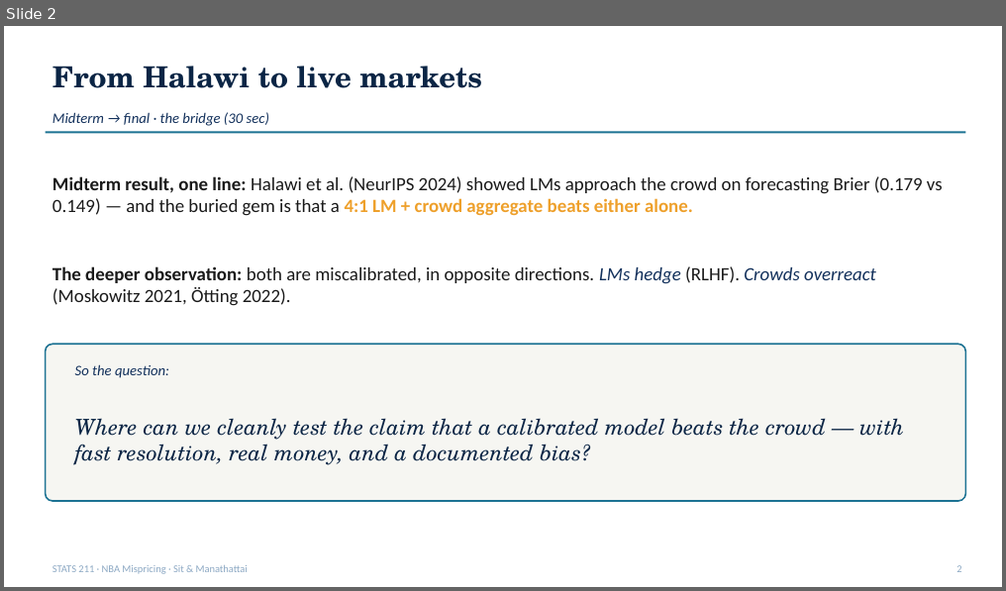
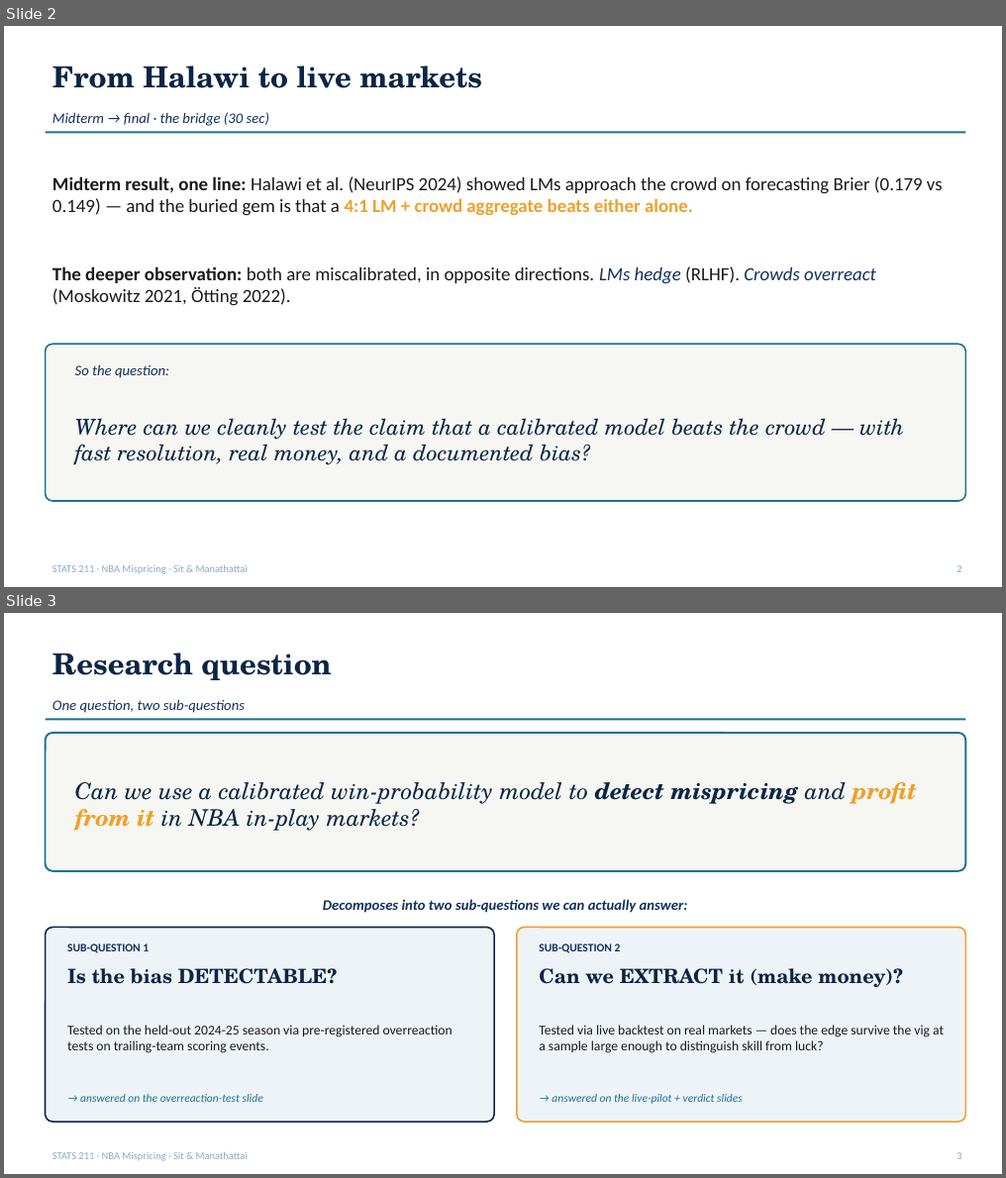
Before and after one commit to ivan-sit/live-nba-market-mispricing-detection, a slide deck: slides/final_deck.pptx. Shown one above the other, each under a label of ours: slide 2 before the commit, slides 2 and 3 after it. The pictures are 1006x591 and 1006x1178 pixels, drawn with LibreOffice and Linux fonts; fonts in the diff are those of the drawing. Boxes give left, top, right and bottom in pixels: in the first picture for what was removed or moved away, otherwise in the second. Text is boxed around its words. In the diff, an @@ line names an element or a change of style, - is before the commit and + after.

```diff
--- a/slides/final_deck.pptx
+++ b/slides/final_deck.pptx
@@ slide 3 added at [4, 613, 1002, 1174], background #FFFFFF @@
@@ text added at [53, 653, 332, 680], 28 pt, text #0B2545, bold @@
+Research question
@@ text added at [53, 699, 245, 713], 14 pt, text #13315C, italic @@
+One question, two sub-questions
@@ line added from (46, 719) to (966, 719), #1C7293 2 pt @@
@@ rounded rectangle added at [46, 733, 966, 871], fill #F6F6F2, outline #1C7293 1.8 pt @@
@@ text added at [75, 782, 917, 831], 22 pt, text #0B2545, italic @@
+Can we use a calibrated win-probability model to detect mispricing and profit from it in NBA in-play markets?
@@ text added at [323, 899, 688, 913], 14 pt, text #13315C, bold, italic @@
+Decomposes into two sub-questions we can actually answer:
@@ rounded rectangle added at [46, 928, 494, 1122], fill #EEF3F8, outline #0B2545 1.5 pt @@
@@ rounded rectangle added at [517, 928, 966, 1122], fill #EEF3F8, outline #EEA02B 1.5 pt @@
@@ text added at [67, 944, 149, 954], 11 pt, text #13315C, bold @@
+SUB-QUESTION 1
@@ text added at [67, 968, 337, 984], 19 pt, text #0B2545, bold @@
+Is the bias DETECTABLE?
@@ text added at [539, 944, 621, 954], 11 pt, text #13315C, bold @@
+SUB-QUESTION 2
@@ text added at [539, 968, 903, 987], 19 pt, text #0B2545, bold @@
+Can we EXTRACT it (make money)?
@@ text added at [67, 1025, 452, 1054], 13 pt, text #1A1A1A @@
+Tested on the held-out 2024-25 season via pre-registered overreaction tests on trailing-team scoring events.
@@ text added at [539, 1025, 944, 1054], 13 pt, text #1A1A1A @@
+Tested via live backtest on real markets — does the edge survive the vig at a sample large enough to distinguish skill from luck?
@@ text added at [80, 1094, 263, 1102], 11 pt, text #1C7293, italic @@
+→ answered on the overreaction-test slide
@@ text added at [551, 1094, 743, 1104], 11 pt, text #1C7293, italic @@
+→ answered on the live-pilot + verdict slides
@@ text added at [53, 1153, 248, 1161], 10 pt, text #8DA9C4 @@
+STATS 211 · NBA Mispricing · Sit & Manathattai
@@ text added at [956, 1153, 961, 1159], 10 pt, text #8DA9C4 @@
+3
```
Also in this commit, not shown: 3 slides changed, 1 other slide added, 2 slides removed, 5 other files.
